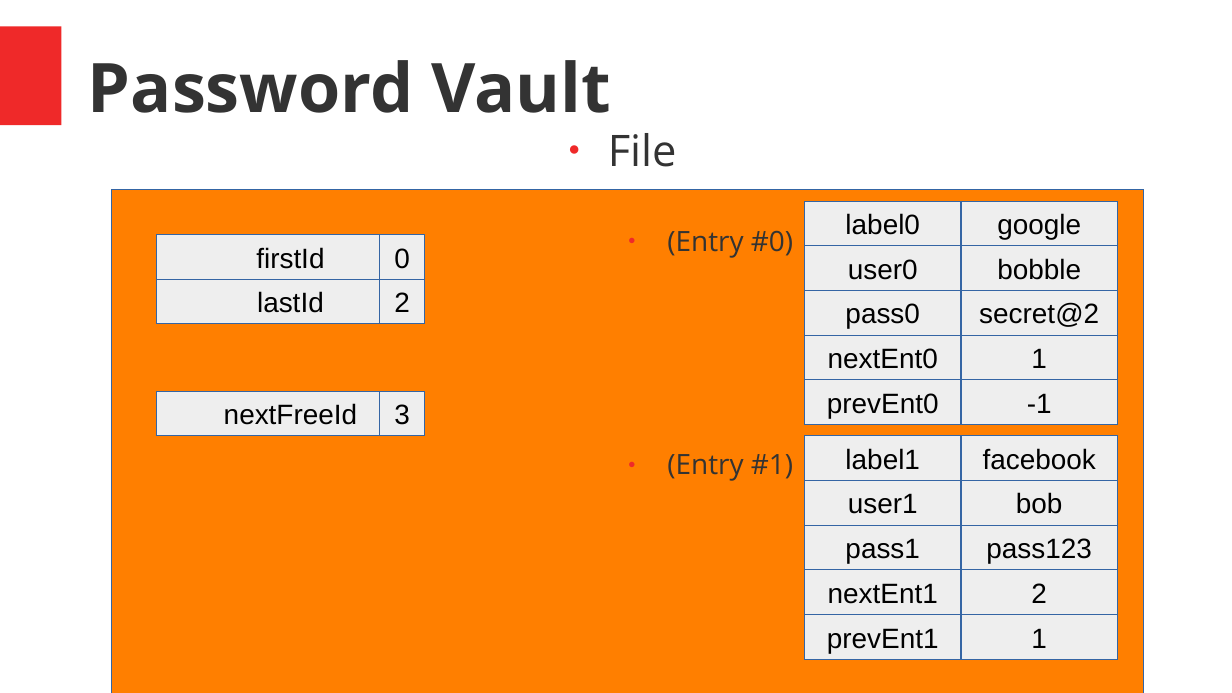
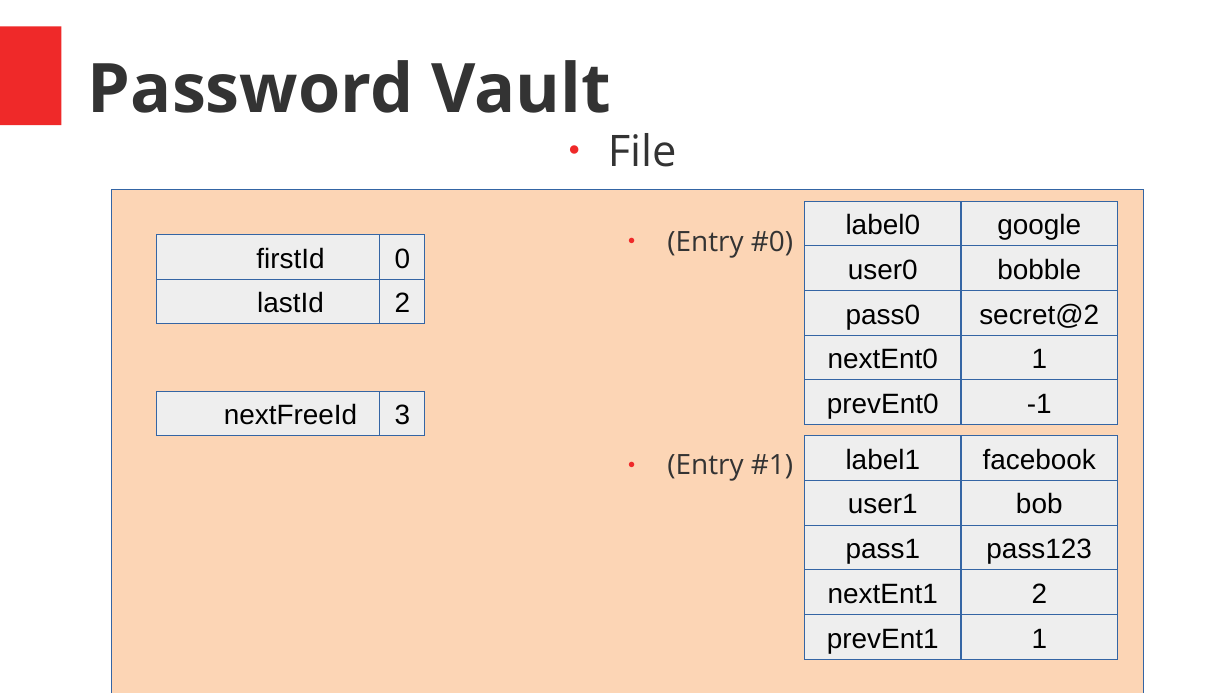
Before and after one commit to C5T2B7U/Project1, a slide deck: slide 8 of Cybersecurity_presentation.pptx. Drawn at 1232x693 pixels with LibreOffice and Linux fonts; fonts in the diff are those of the drawing. Boxes give left, top, right and bottom in pixels: in the first picture for what was removed or moved away, otherwise in the second. Text is boxed around its words. In the diff, an @@ line names an element or a change of style, - is before the commit and + after.

```diff
--- a/Cybersecurity_presentation.pptx
+++ b/Cybersecurity_presentation.pptx
@@ rectangle at box(112, 190, 1144, 693): fill #FF7F00 to #FCD5B5 @@
```
Also in this commit, not shown: 4 other slides changed.
